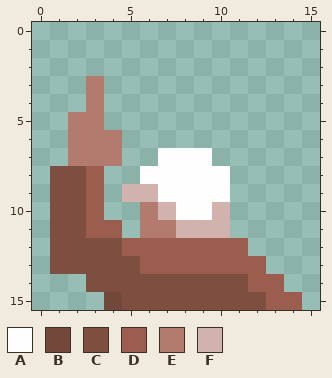
Two states of a pixel-art sprite, src/main/resources/assets/chronicler_lh/textures/mob_effect/hope_flower.png. The picture above was drawn from the file before the commit.
The file is 16x16 pixels.
Palette (. is transparent): A #fefefe  B #72483b  C #7e4f40  D #9b5d4d  E #b27b6e  F #d1b2ac
And afterwards:
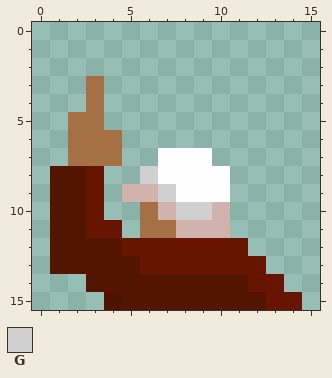
Colours new in this view: G #d0d0d0
Changes in this commit:
colour B: #72483b -> #4d1200
colour C: #7e4f40 -> #541500
colour D: #9b5d4d -> #671500
colour E: #b27b6e -> #a57144
y 8: x 6 A -> G
y 9: x 7 A -> G
y 10: x 8..9 AA -> GG
